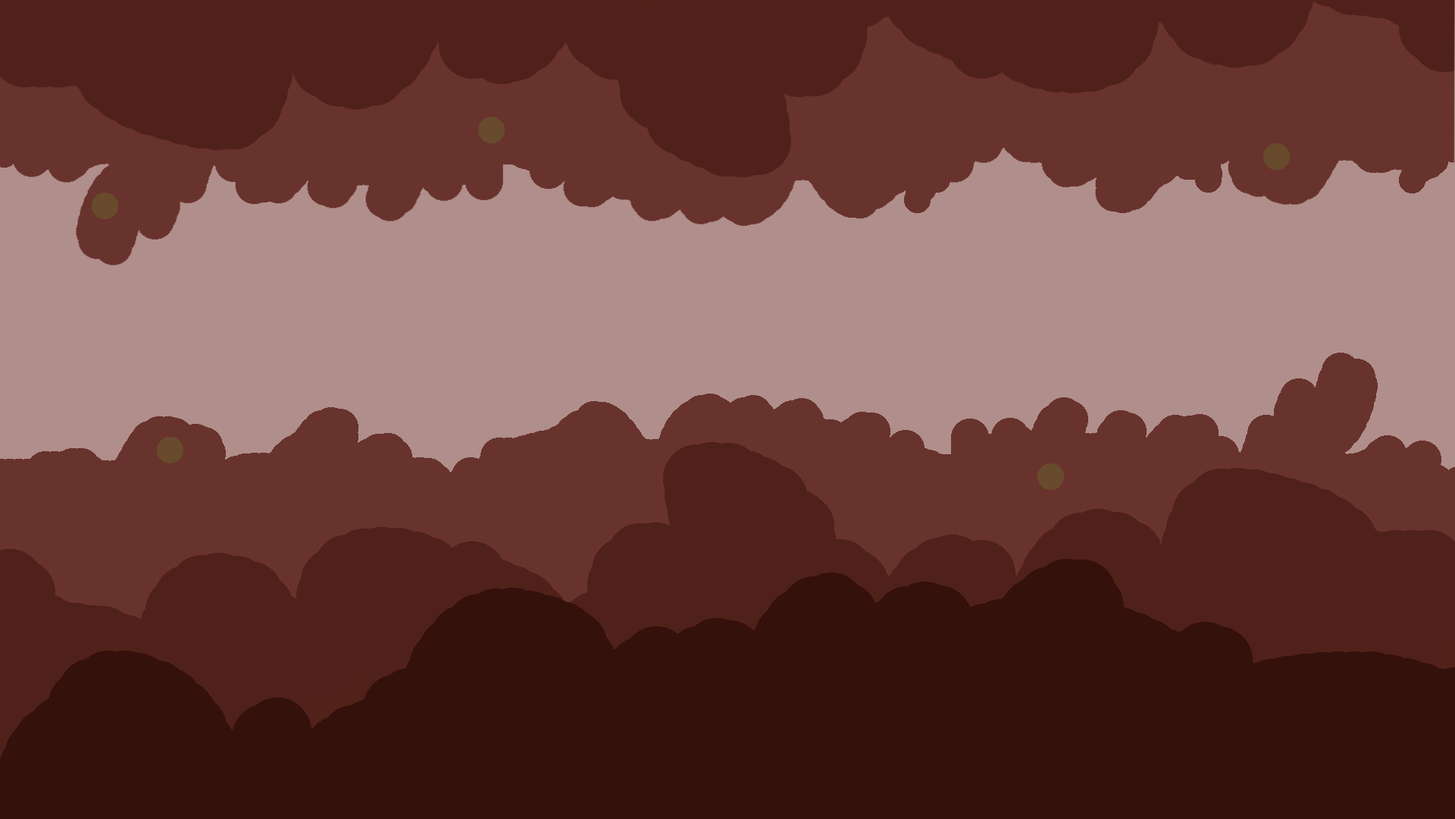
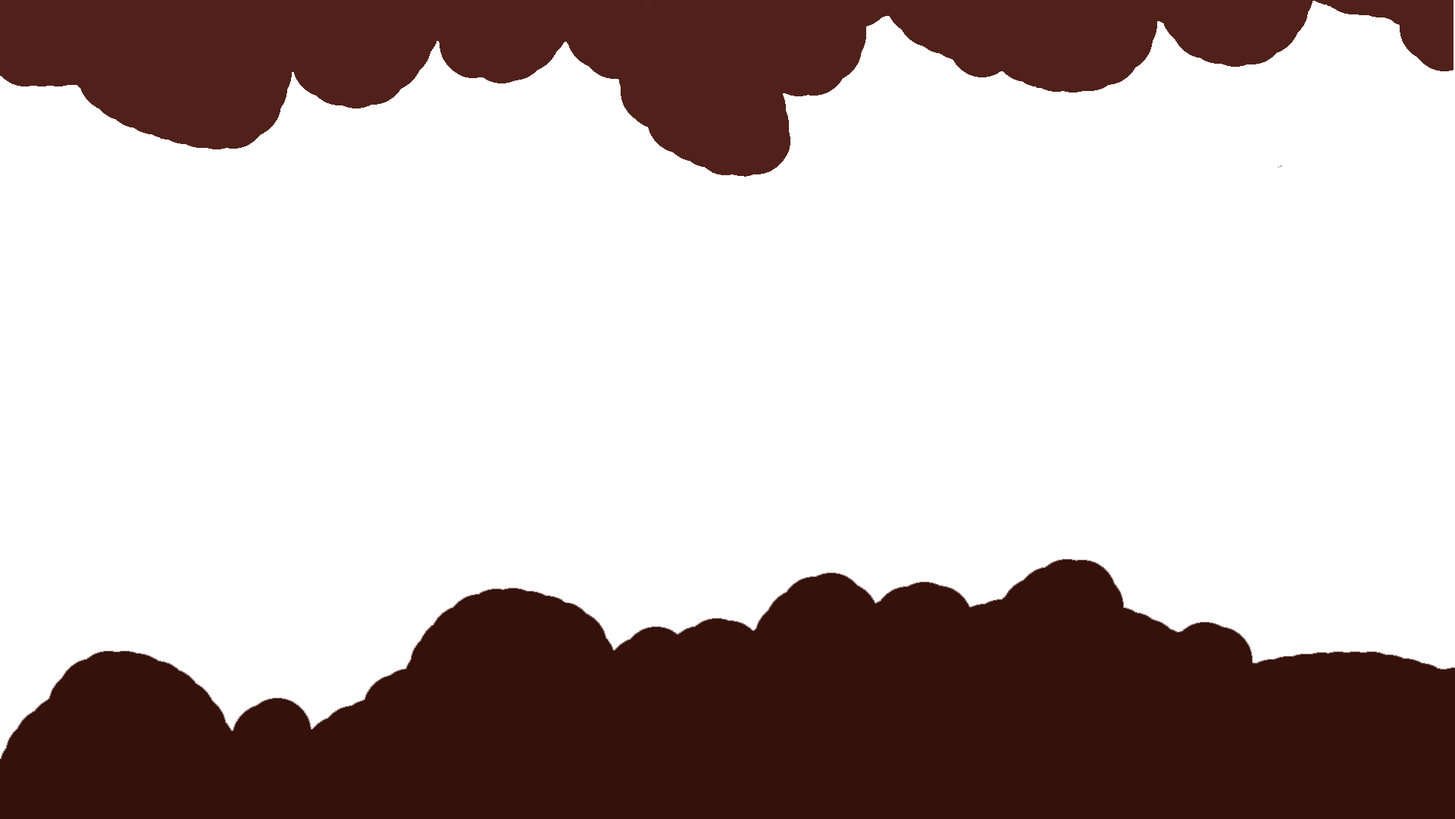
Comparing the layer stacks of the two w=1455, h=819 images. Changes:
hid group "Foreground Elements" (3 layers) over 258, 441, 604, 617
removed group "Bottom" (in "Background") (3 layers) from group "Background" over 0, 352, 1455, 759
removed layer "Forward" (1st of 2, in "Background" › "Bottom") from group "Bottom" over 0, 558, 1455, 759
removed layer "Between" from group "Bottom" over 0, 441, 1455, 759
removed layer "Backward" (1st of 2, in "Background" › "Bottom") from group "Bottom" over 0, 352, 1455, 759
removed group "Top" (2 layers) from group "Background" over 0, 0, 1455, 461
removed layer "Backward" (2nd of 2, in "Background" › "Top") from group "Top" over 0, 0, 1455, 178
removed layer "Forward" (2nd of 2, in "Background" › "Top") from group "Top" over 0, 0, 1455, 461
added layer "Bottom" (in "Background") in group "Background" over 0, 0, 1455, 759
hid "Background" (2nd of 2, in "Background") over 0, 0, 1455, 759
